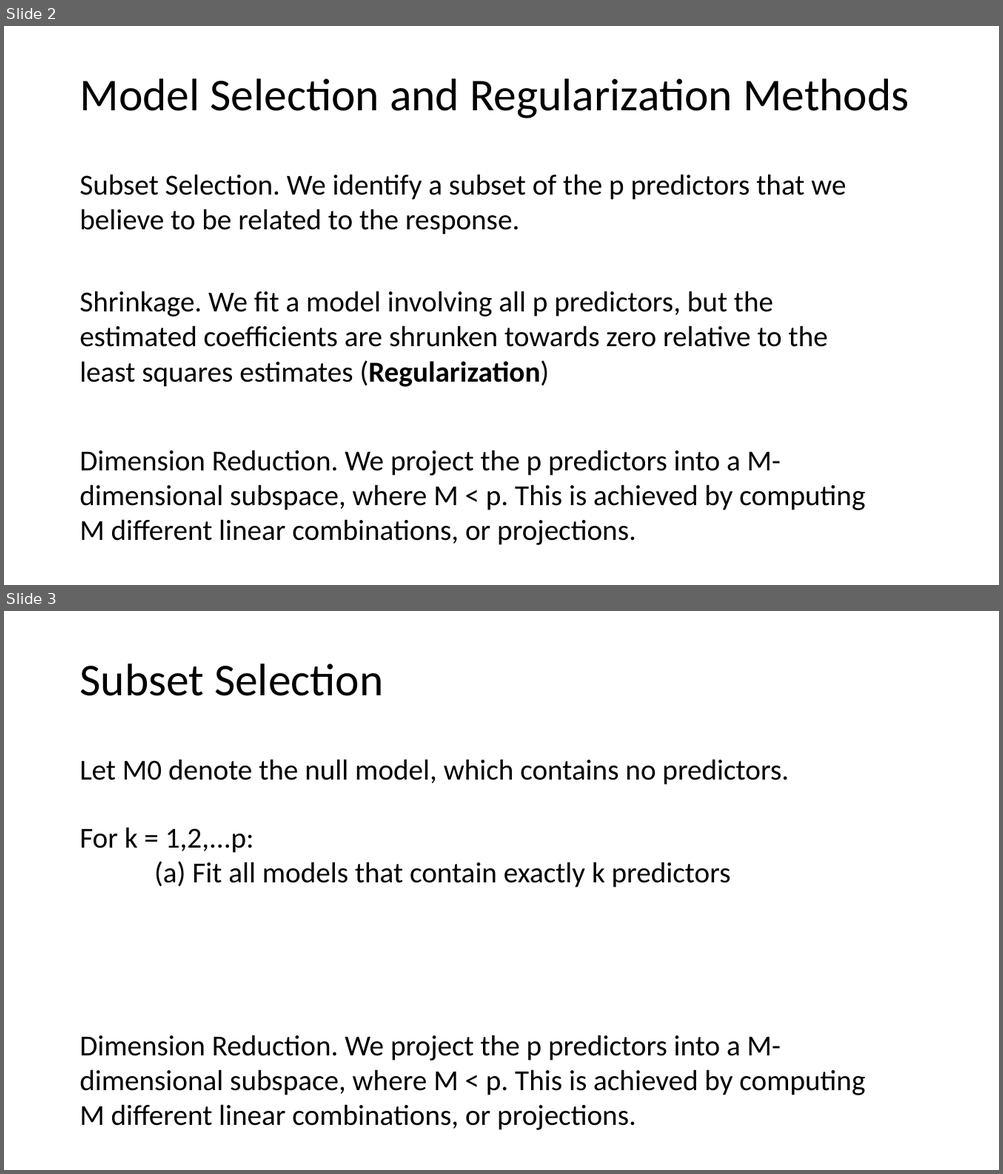
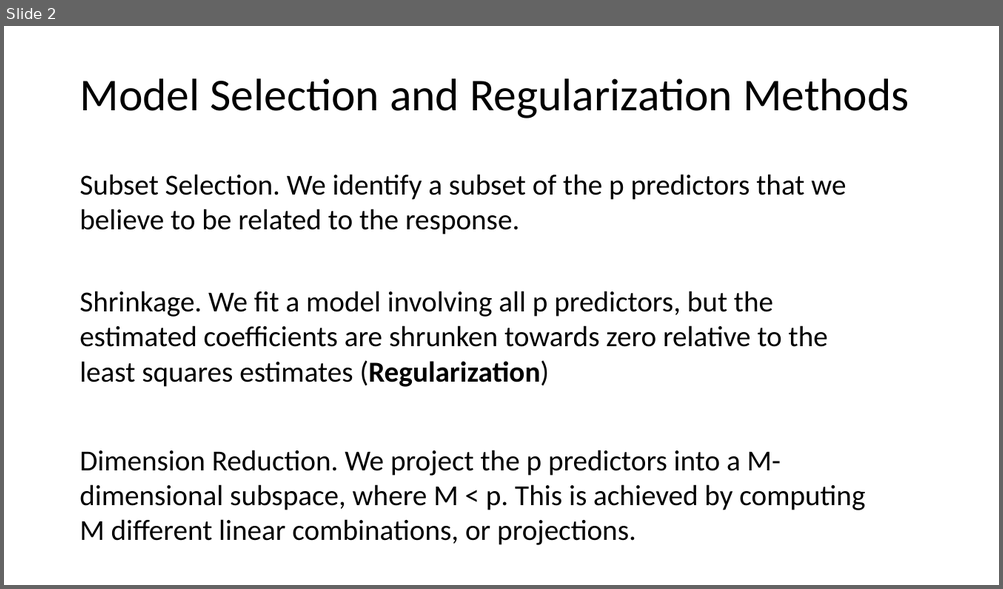
Before and after one commit to tianzheng4/tianzheng4.github.io, a slide deck: _umkc-teaching/slides/Lecture7.pptx. Shown one above the other, each under a label of ours: slides 2 and 3 before the commit, slide 2 after it. The pictures are 1003x1174 and 1003x589 pixels, drawn with LibreOffice and Linux fonts; fonts in the diff are those of the drawing. Boxes give left, top, right and bottom in pixels: in the first picture for what was removed or moved away, otherwise in the second. Text is boxed around its words. In the diff, an @@ line names an element or a change of style, - is before the commit and + after.

```diff
--- a/_umkc-teaching/slides/Lecture7.pptx
+++ b/_umkc-teaching/slides/Lecture7.pptx
@@ slide 3 removed at <box>4,611,999,1170</box>, background #FFFFFF @@
@@ title removed at <box>79,664,384,696</box> @@
-Subset Selection
@@ text removed at <box>79,759,788,785</box> @@
-Let M0 denote the null model, which contains no predictors.
@@ text removed at <box>79,827,731,888</box> @@
-For k = 1,2,...p:
-(a) Fit all models that contain exactly k predictors
@@ text removed at <box>79,1035,865,1130</box> @@
-Dimension Reduction. We project the p predictors into a M-dimensional subspace, where M < p. This is achieved by computing M different linear combinations, or projections.
```
Also in this commit, not shown: 1 slide changed, 18 slides added, 2 other files.
